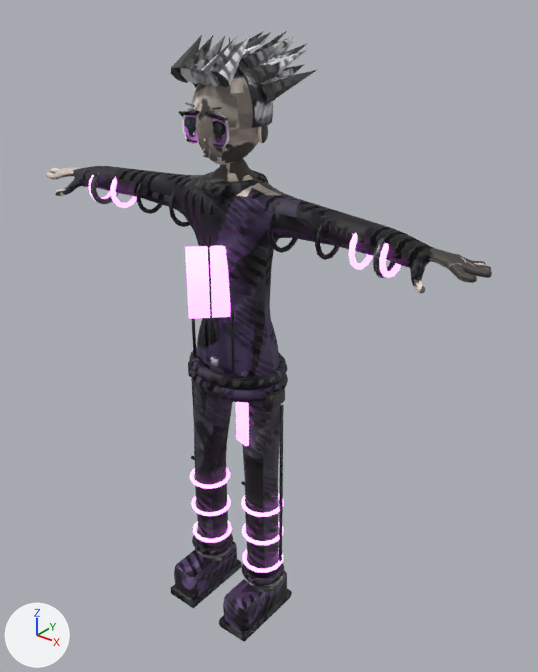
Before and after pictures for a commit that changed the glTF model assets/models/characters/an_mirage.glb.
Rendered twice from a camera (50 mm lens) standing at (1.396, -1.631, 2.057) and looking at (0.043, 0.061, 1.008). The axes (+X, +Y, +Z) are drawn at lower left. The lights are the same throughout. The picture after the commit comes second. Where no turn or scale is listed for an object, it has been applied to the vertices. Vertices at exactly the same position are counted once.

The scene before the commit, as lines of its bpy script (objects in view):
```python
me_bodygraph = bpy.data.meshes.new('BodyGraph')
me_bodygraph.from_pydata(...)  # 3102 vertices, 6118 faces; spans x -0.8..0.8, y -0.21..0.09, z 0.71..1.6
# faces by material slot: [3887, 1327, 904]
me_bodygraph.materials.append(mat_base)
me_bodygraph.materials.append(mat_skin_001)
me_bodygraph.materials.append(mat_glow)
me_bodygraph_001 = bpy.data.meshes.new('BodyGraph.001')
me_bodygraph_001.from_pydata(...)  # 1244 vertices, 2374 faces; spans x -0.196..0.196, y -0.147..0.019, z 0.117..0.91
# faces by material slot: [1056, 1318]
me_bodygraph_001.materials.append(mat_base)
me_bodygraph_001.materials.append(mat_glow)
me_bodygraph_002 = bpy.data.meshes.new('BodyGraph.002')
me_bodygraph_002.from_pydata(...)  # 845 vertices, 1570 faces; spans x -0.192..0.192, y -0.249..0.029, z -0.003..0.143
me_bodygraph_002.materials.append(mat_base)
me_sphere = bpy.data.meshes.new('Sphere')
me_sphere.from_pydata(...)  # 2191 vertices, 3890 faces; spans x -0.121..0.144, y -0.189..0.224, z 1.58..1.918
# faces by material slot: [2544, 1346]
me_sphere.materials.append(mat_base)
me_sphere.materials.append(mat_skin_001)
ob_an_mirage_body = bpy.data.objects.new('AN_Mirage_Body', me_bodygraph)
ob_an_mirage_body.location = (0.0, 0.0, 0.0)
ob_an_mirage_feet = bpy.data.objects.new('AN_Mirage_Feet', me_bodygraph_002)
ob_an_mirage_feet.location = (0.0, 0.0, 0.0)
ob_an_mirage_head = bpy.data.objects.new('AN_Mirage_Head', me_sphere)
ob_an_mirage_head.location = (0.0, 0.0, 0.0)
ob_an_mirage_legs = bpy.data.objects.new('AN_Mirage_Legs', me_bodygraph_001)
ob_an_mirage_legs.location = (0.0, 0.0, 0.0)
```
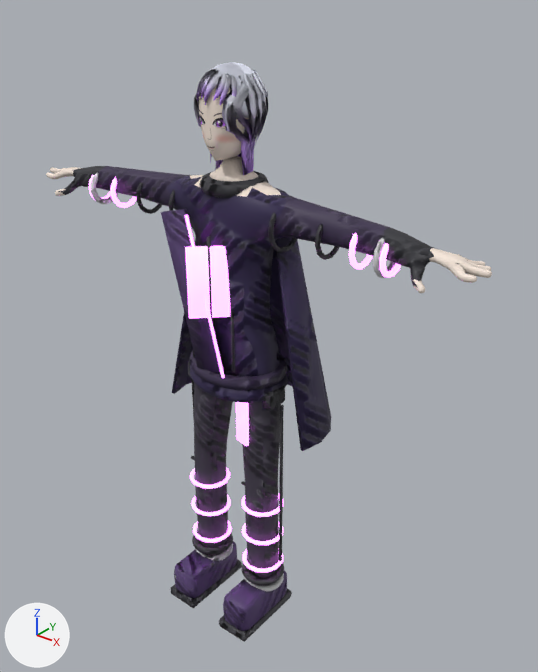
Diff of the bpy script that builds the scene:
```diff
--- a/assets/models/characters/an_mirage.glb.py
+++ b/assets/models/characters/an_mirage.glb.py
@@ me_bodygraph @@
-me_bodygraph.from_pydata(...)  # 3102 vertices, 6118 faces; spans x -0.8..0.8, y -0.21..0.09, z 0.71..1.6
+me_bodygraph.from_pydata(...)  # 3131 vertices, 6164 faces; spans x -0.8..0.8, y -0.21..0.24, z 0.71..1.6
+# me_bodygraph part 1: the loose piece of 8 vertices spanning x 0.0, y -0.16..-0.15, z 1.05..1.39 is copied, and the copy is turned -14.3 degrees about the y axis through its middle and scaled by 1.47, then moved by (-0.01, -0.01, -0.02), in mat_glow; it spans x -0.08..0.05, y -0.17, z 0.96..1.44
+# me_bodygraph part 2: a new loose piece of 52 vertices spanning x -0.3..0.3, y -0.07..0.24, z 0.74..1.48, in mat_base
+# me_bodygraph part 3: 8 vertices moved within x -0.19..0.45, y -0.12..-0.01, z 1.37..1.49; 50 vertices removed from x -0.25..0.45, y -0.15..0.06, z 0.87..1.57; 26 vertices added at x -0.19..0.19, y -0.17..0.06, z 0.87..1.55
+# me_bodygraph part 4: 2 vertices moved within x -0.68, y -0.17, z 1.4; 6 vertices removed from x -0.72..-0.53, y -0.17..-0.04, z 1.4..1.48; 2 vertices added at x -0.55..-0.53, y -0.12..-0.04, z 1.46..1.48
+# me_bodygraph part 5: 5780 kept faces spanning x -0.8..0.8, y -0.21..0.09, z 0.71..1.6 get new texture (UV) coordinates
+# me_bodygraph part 6: 740 kept faces spanning x -0.23..0.23, y -0.18..0.09, z 0.84..1.53 get new vertex colours; the middle colour goes from dark purple #503f69 to dark purple #3c2f5d
+# other edits to the shape of me_bodygraph do not show in these pictures
 me_bodygraph.materials.append(mat_base)
@@ me_bodygraph_002 @@
 me_bodygraph_002.from_pydata(...)  # 845 vertices, 1570 faces; spans x -0.192..0.192, y -0.249..0.029, z -0.003..0.143
+# me_bodygraph_002 part 7: texture (UV) coordinates of 1570 of 1570 faces, centred in x -0.19..0.189, y -0.247..0.027, z -0.001..0.141, changed; they spanned u 0.01..0.99, v 0.01..0.99 and now span u 0.01..0.99, v 0.0..0.71
 me_bodygraph_002.materials.append(mat_base)
@@ me_sphere @@
-me_sphere.from_pydata(...)  # 2191 vertices, 3890 faces; spans x -0.121..0.144, y -0.189..0.224, z 1.58..1.918
+me_sphere.from_pydata(...)  # 1544 vertices, 2920 faces; spans x -0.085..0.085, y -0.15..0.071, z 1.501..1.847
+# me_sphere part 8: 52 loose pieces with 1265 vertices, spanning x -0.121..0.144, y -0.189..0.168, z 1.612..1.918, are deleted
+# me_sphere part 9: 922 vertices removed from x -0.112..0.112, y -0.189..0.224, z 1.58..1.915; 1540 vertices added at x -0.085..0.085, y -0.15..0.071, z 1.501..1.841
 me_sphere.materials.append(mat_base)
@@ me_bodygraph_001 @@
 me_bodygraph_001.from_pydata(...)  # 1244 vertices, 2374 faces; spans x -0.196..0.196, y -0.147..0.019, z 0.117..0.91
+# me_bodygraph_001 part 10: texture (UV) coordinates of 2374 of 2374 faces, centred in x -0.194..0.194, y -0.144..0.013, z 0.127..0.909, changed; they spanned u 0.01..0.99, v 0.01..0.99 and now span u 0.02..0.99, v 0.0..0.7
 me_bodygraph_001.materials.append(mat_base)
```

Location of each change, (x1, y1, x2, y2) in pixels of the pictures (538 x 672 px; the box of a moved part takes in the faces that stretch with it):
'AN_Mirage_Body', reshaped
    before: (46, 159, 492, 446)
    after: (46, 156, 492, 451)
'AN_Mirage_Head', reshaped
    before: (171, 31, 316, 165)
    after: (194, 62, 268, 176)
part 1 of me_bodygraph, added
    after: (184, 215, 225, 378)
part 2 of me_bodygraph, added (purple)
    after: (172, 188, 331, 451)
part 3 of me_bodygraph, moved or reshaped
    before: (169, 161, 298, 391)
    after: (161, 192, 297, 391)
part 4 of me_bodygraph, moved or reshaped
    before: (55, 174, 127, 194)
    after: (78, 174, 127, 186)
part 5 of me_bodygraph, surface changed
    both: (46, 159, 492, 446)
part 6 of me_bodygraph, recoloured
    both: (167, 175, 295, 410)
part 7 of me_bodygraph_002, surface changed
    both: (171, 541, 292, 642)
part 8 of me_sphere, deleted
    before: (171, 31, 316, 158)
part 9 of me_sphere, moved or reshaped
    before: (180, 31, 308, 165)
    after: (194, 62, 268, 176)
part 10 of me_bodygraph_001, surface changed
    both: (188, 362, 285, 585)
